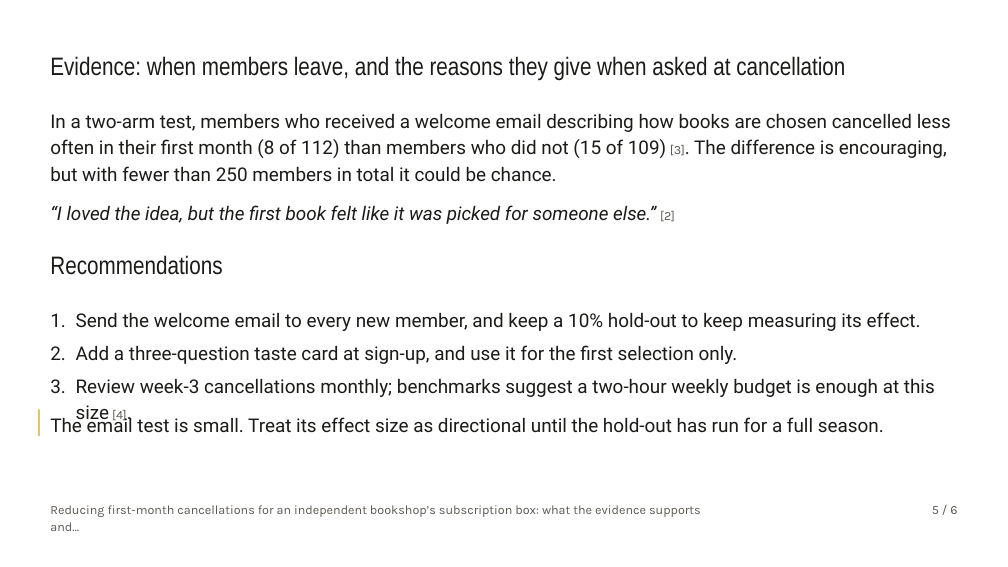
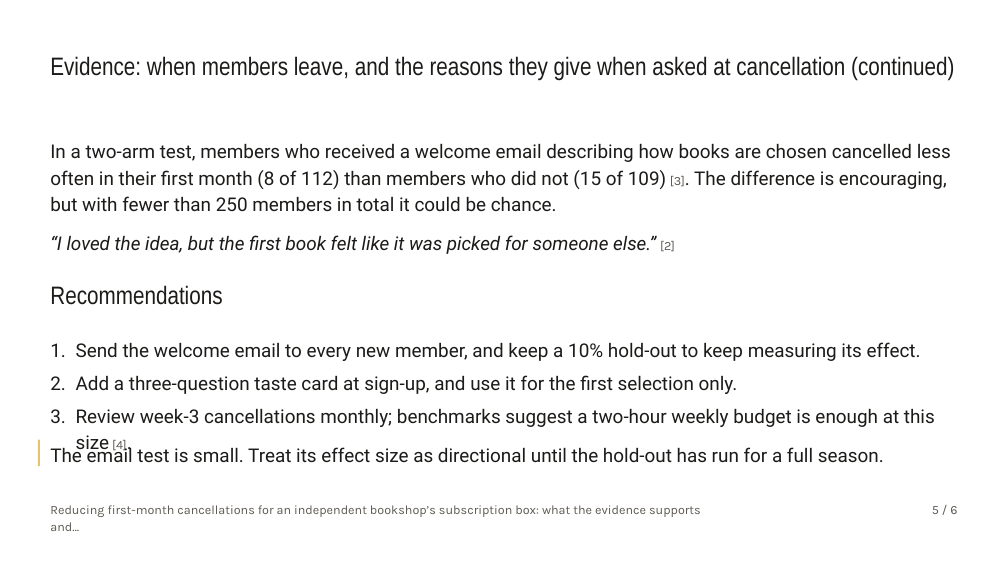
Before and after one commit to Chaiidesign/craft, a slide deck: slide 5 of docs/documents/samples/brightwater-research-studio_reducing-first-month-cancellations-for_v1_ad40.pptx. Drawn at 1008x567 pixels with LibreOffice and Linux fonts; fonts in the diff are those of the drawing. Boxes give left, top, right and bottom in pixels: in the first picture for what was removed or moved away, otherwise in the second. Text is boxed around its words. In the diff, an @@ line names an element or a change of style, - is before the commit and + after.

```diff
--- a/docs/documents/samples/brightwater-research-studio_reducing-first-month-cancellations-for_v1_ad40.pptx
+++ b/docs/documents/samples/brightwater-research-studio_reducing-first-month-cancellations-for_v1_ad40.pptx
@@ text at <box>50,56,954,81</box>: text changed @@
-Evidence: when members leave, and the reasons they give when asked at cancellation
+Evidence: when members leave, and the reasons they give when asked at cancellation (continued)
@@ 10 texts, 1 rectangle: place and size @@
-10 texts, 1 rectangle at <box>38,114,951,436</box>
+10 texts, 1 rectangle at <box>38,144,951,467</box>
```
Also in this commit, not shown: 1 other slide changed, 21 other files.
